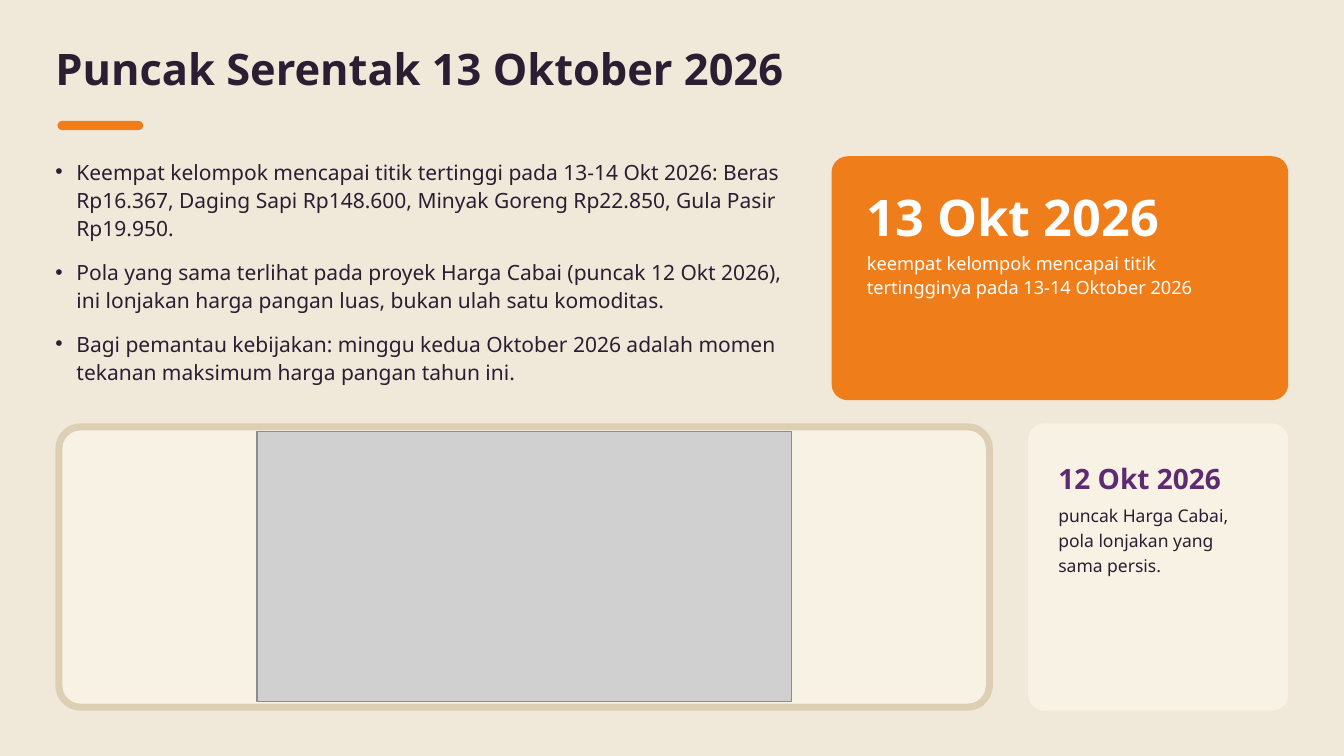
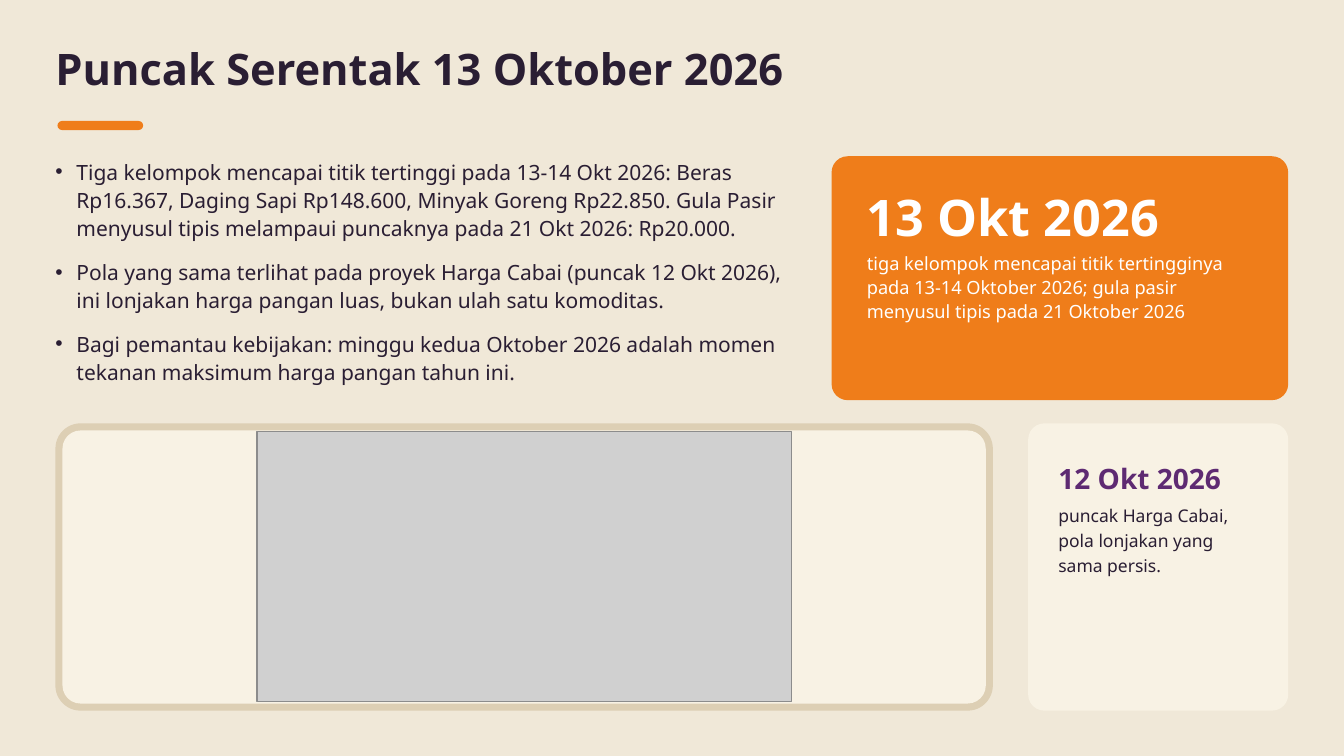
Before and after one commit to baghizash/harga-pangan-nasional-2026, a slide deck: slide 7 of Portofolio-Analisis-Harga-Pangan.pptx. Drawn at 1344x756 pixels with LibreOffice and Linux fonts; fonts in the diff are those of the drawing; grey boxes stand for pictures. Boxes give left, top, right and bottom in pixels: in the first picture for what was removed or moved away, otherwise in the second. Text is boxed around its words. In the diff, an @@ line names an element or a change of style, - is before the commit and + after.

```diff
--- a/Portofolio-Analisis-Harga-Pangan.pptx
+++ b/Portofolio-Analisis-Harga-Pangan.pptx
@@ text at bbox=[76, 164, 776, 241]: text changed @@
-• Keempat kelompok mencapai titik tertinggi pada 13-14 Okt 2026: Beras Rp16.367, Daging Sapi Rp148.600, Minyak Goreng Rp22.850, Gula Pasir Rp19.950.
+• Tiga kelompok mencapai titik tertinggi pada 13-14 Okt 2026: Beras Rp16.367, Daging Sapi Rp148.600, Minyak Goreng Rp22.850. Gula Pasir menyusul tipis melampaui puncaknya pada 21 Okt 2026: Rp20.000.
@@ text at bbox=[867, 256, 1223, 323]: text changed @@
-keempat kelompok mencapai titik tertingginya pada 13-14 Oktober 2026
+tiga kelompok mencapai titik tertingginya pada 13-14 Oktober 2026; gula pasir menyusul tipis pada 21 Oktober 2026
```
Also in this commit, not shown: 6 other slides changed.
